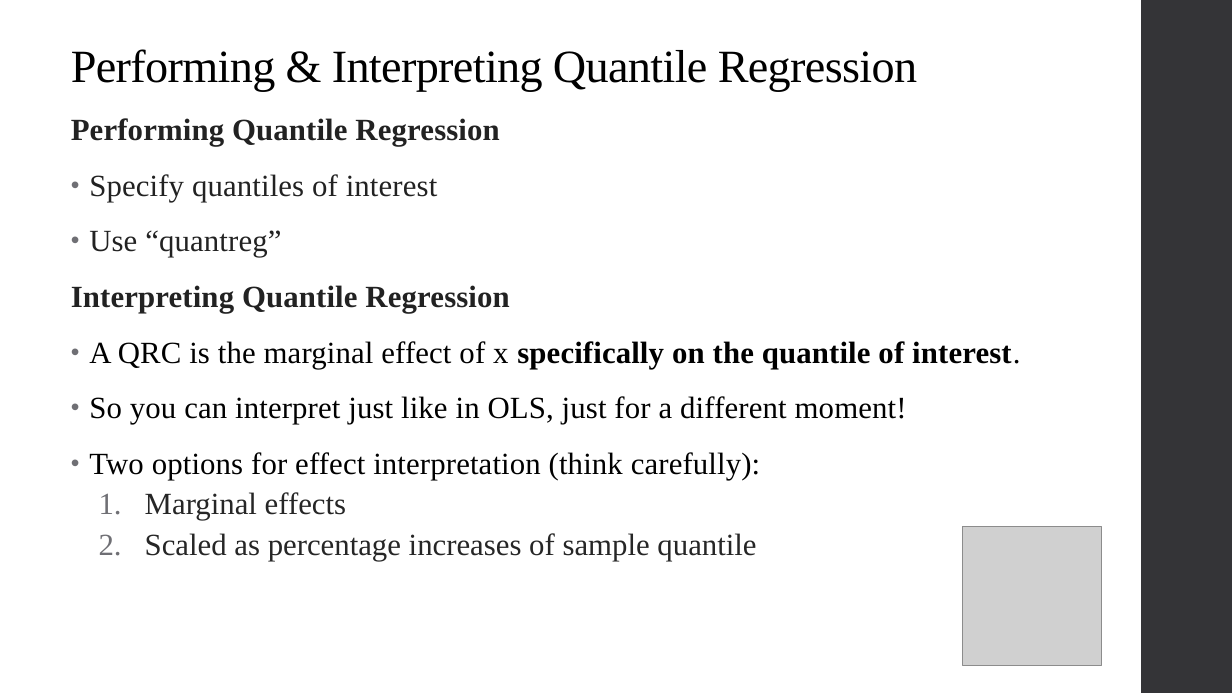
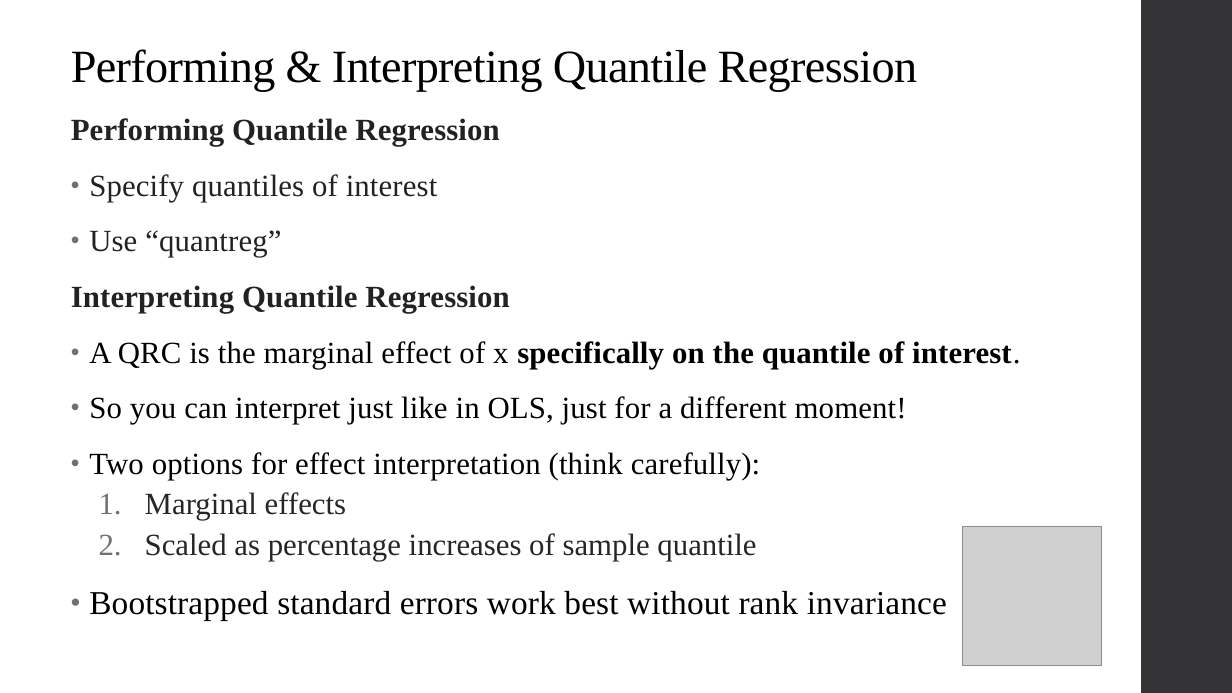
Before and after one commit to qiufei/fork-HAD5744, a slide deck: slide 32 of Lecture10_SyntheticControl_QuantileRegression/Lecture10_SyntheticControl_QuantileRegression.pptx (slide 31 before the commit). Drawn at 1232x693 pixels with LibreOffice and Linux fonts; fonts in the diff are those of the drawing; grey boxes stand for pictures. Boxes give left, top, right and bottom in pixels: in the first picture for what was removed or moved away, otherwise in the second. Text is boxed around its words. In the diff, an @@ line names an element or a change of style, - is before the commit and + after.

```diff
--- a/Lecture10_SyntheticControl_QuantileRegression/Lecture10_SyntheticControl_QuantileRegression.pptx
+++ b/Lecture10_SyntheticControl_QuantileRegression/Lecture10_SyntheticControl_QuantileRegression.pptx
@@ text at box(89, 591, 947, 621): paragraph added @@
+• Bootstrapped standard errors work best without rank invariance
```
Also in this commit, not shown: 1 other slide changed, 1 slide added, 12 other files.
